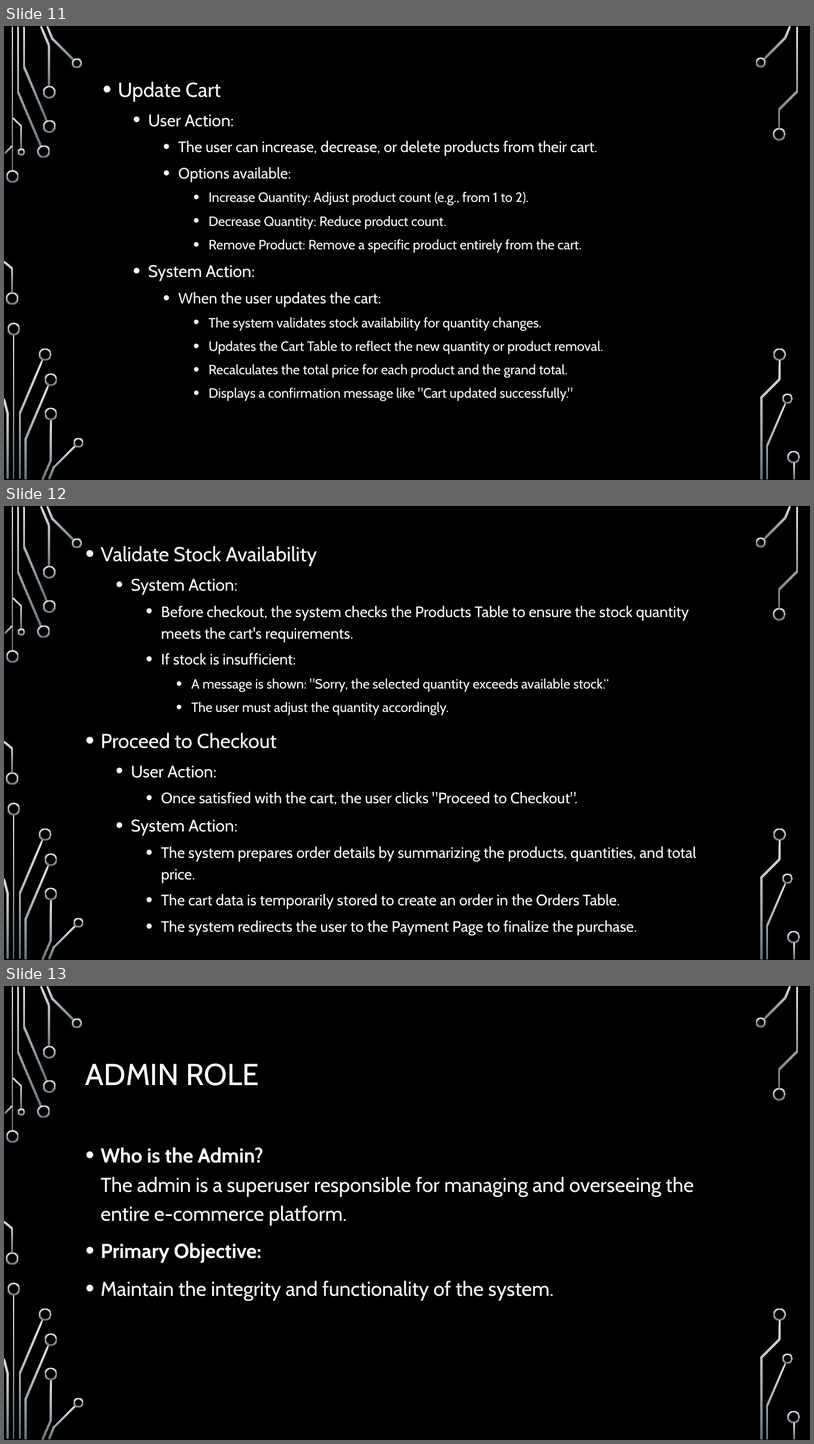
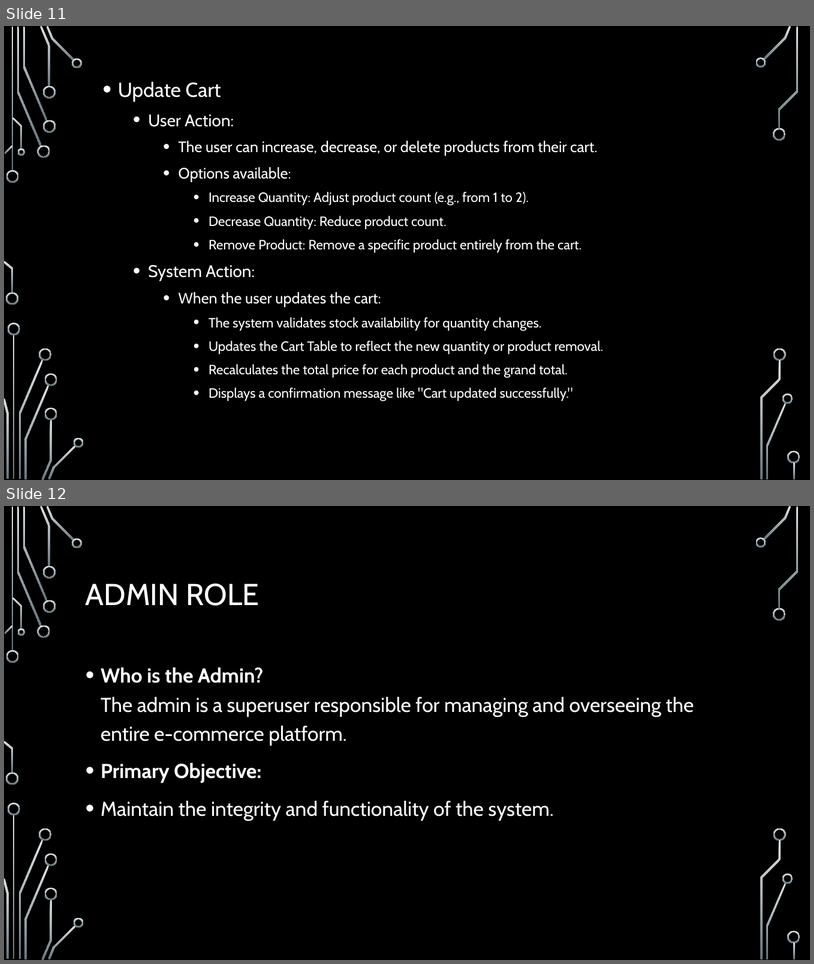
Before and after one commit to KunalDig/E-CartProjectFiles, a slide deck: E-commerce Cart System.pptx. Shown one above the other, each under a label of ours: slides 11, 12 and 13 before the commit, slides 11 and 12 after it. The pictures are 814x1444 and 814x964 pixels, drawn with LibreOffice and Linux fonts; fonts in the diff are those of the drawing; background and template pictures are left out. Boxes give left, top, right and bottom in pixels: in the first picture for what was removed or moved away, otherwise in the second. Text is boxed around its words. In the diff, an @@ line names an element or a change of style, - is before the commit and + after.

```diff
--- a/E-commerce Cart System.pptx
+++ b/E-commerce Cart System.pptx
@@ slide 12 removed at <box>4,506,810,960</box>, background picture (left out); not listed: 36 template elements that a slide beside it also shows @@
@@ text removed at <box>101,546,697,935</box> @@
-• Validate Stock Availability
-  • System Action:
-    • Before checkout, the system checks the Products Table to ensure the stock quantity meets the cart's requirements.
-    • If stock is insufficient:
-      • A message is shown: "Sorry, the selected quantity exceeds available stock.“
-      • The user must adjust the quantity accordingly.
-• Proceed to Checkout
-  • User Action:
-    • Once satisfied with the cart, the user clicks "Proceed to Checkout".
-  • System Action:
-    • The system prepares order details by summarizing the products, quantities, and total price.
-    • The cart data is temporarily stored to create an order in the Orders Table.
-    • The system redirects the user to the Payment Page to finalize the purchase.
@@ what was slide 13 is now slide 12 @@
```
Also in this commit, not shown: 1 slide changed, 2 other files.
